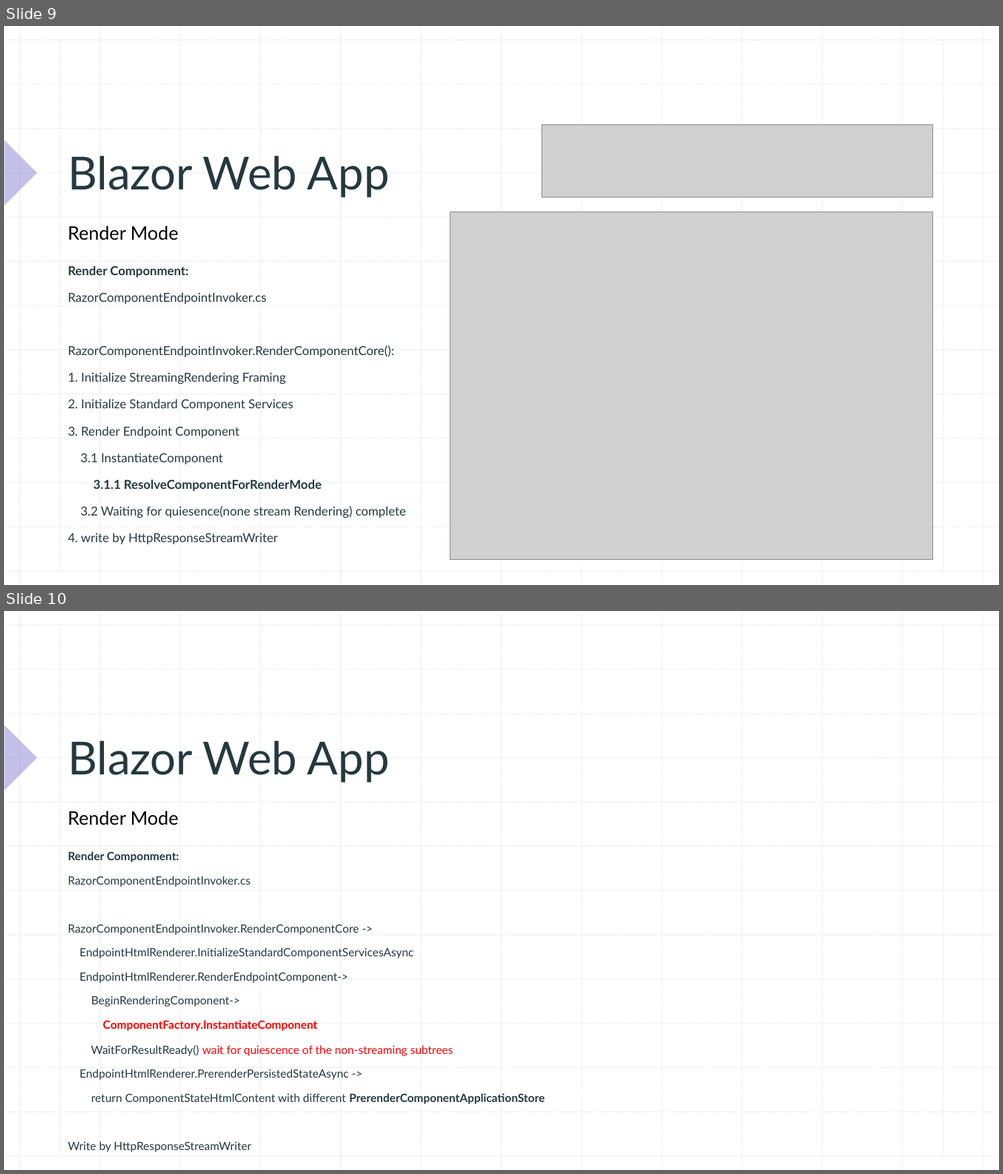
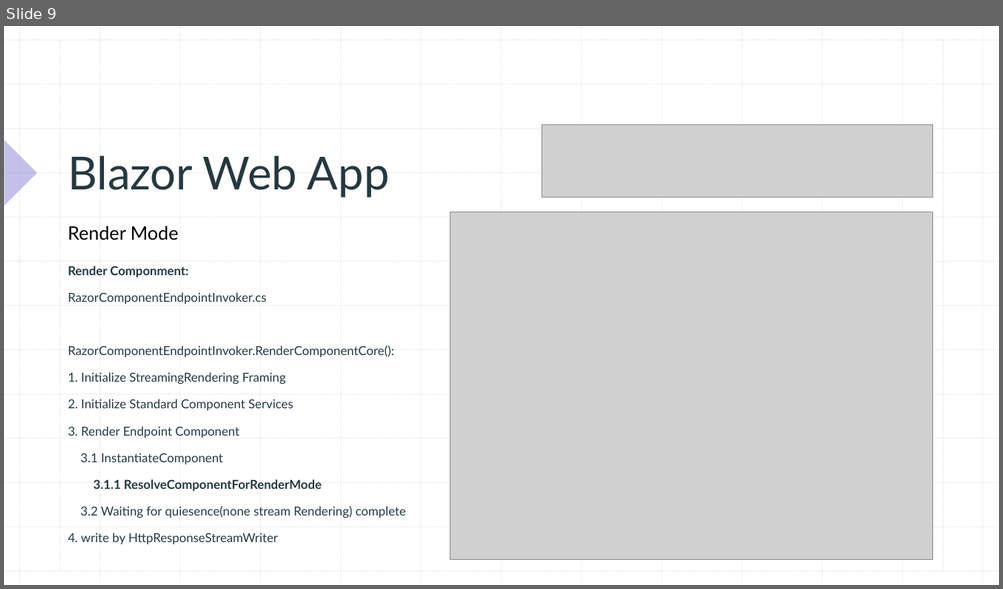
Before and after one commit to xccu/NetCore-Demo, a slide deck: Blazor in .net 8.pptx. Shown one above the other, each under a label of ours: slides 9 and 10 before the commit, slide 9 after it. The pictures are 1003x1174 and 1003x589 pixels, drawn with LibreOffice and Linux fonts; fonts in the diff are those of the drawing; grey boxes stand for pictures. Boxes give left, top, right and bottom in pixels: in the first picture for what was removed or moved away, otherwise in the second. Text is boxed around its words. In the diff, an @@ line names an element or a change of style, - is before the commit and + after.

```diff
--- a/Blazor in .net 8.pptx
+++ b/Blazor in .net 8.pptx
@@ slide 10 removed at (4,611,999,1170), background #FFFFFF; not listed: 29 template elements that a slide beside it also shows @@
@@ title removed at (68,741,390,783) @@
-Blazor Web App
@@ text removed at (68,811,179,825) @@
-Render Mode
@@ text removed at (68,851,544,1153) @@
-Render Componment:
-RazorComponentEndpointInvoker.cs
-RazorComponentEndpointInvoker.RenderComponentCore ->
-EndpointHtmlRenderer.InitializeStandardComponentServicesAsync
-EndpointHtmlRenderer.RenderEndpointComponent->
-BeginRenderingComponent->
-ComponentFactory.InstantiateComponent
-WaitForResultReady() wait for quiescence of the non-streaming subtrees
-EndpointHtmlRenderer.PrerenderPersistedStateAsync ->
-return ComponentStateHtmlContent with different PrerenderComponentApplicationStore
-Write by HttpResponseStreamWriter
```
Also in this commit, not shown: 1 slide changed, 1 other slide removed.
